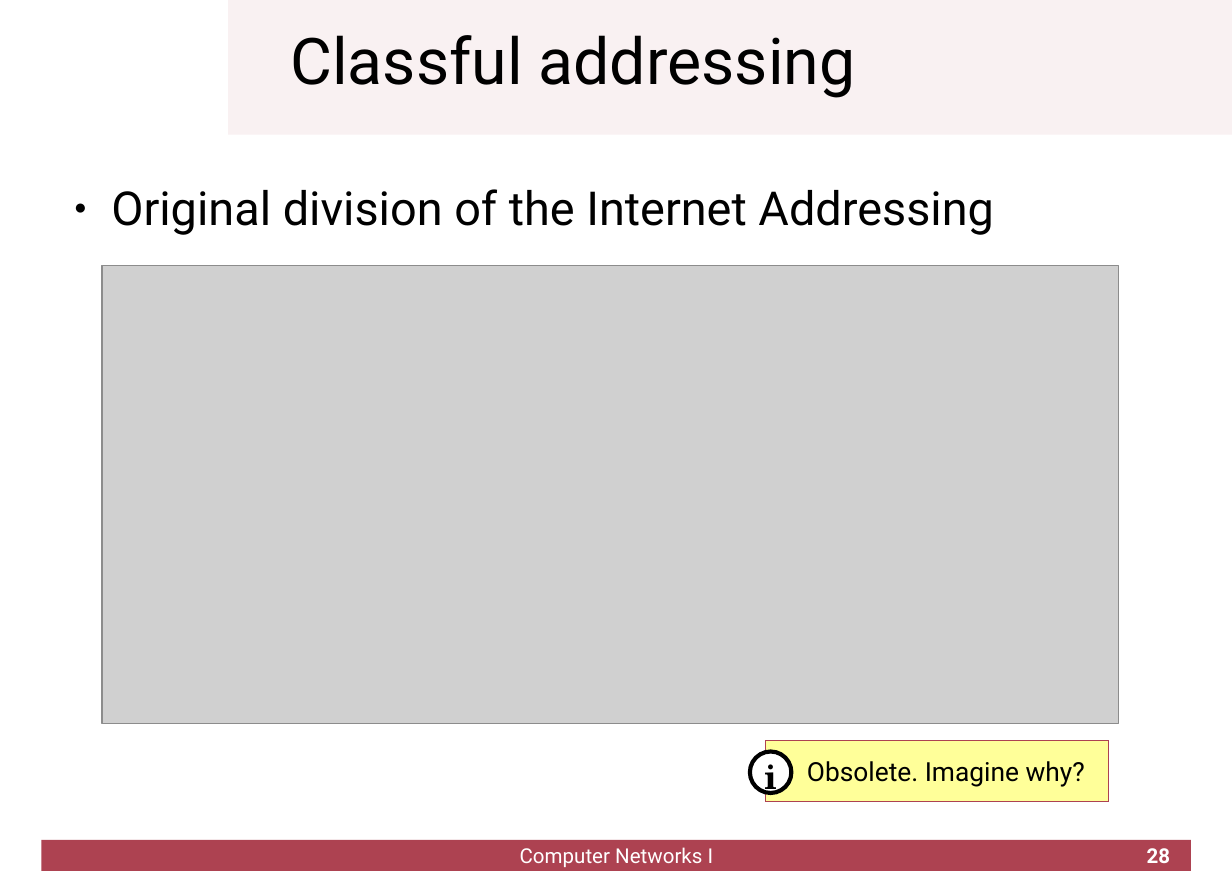
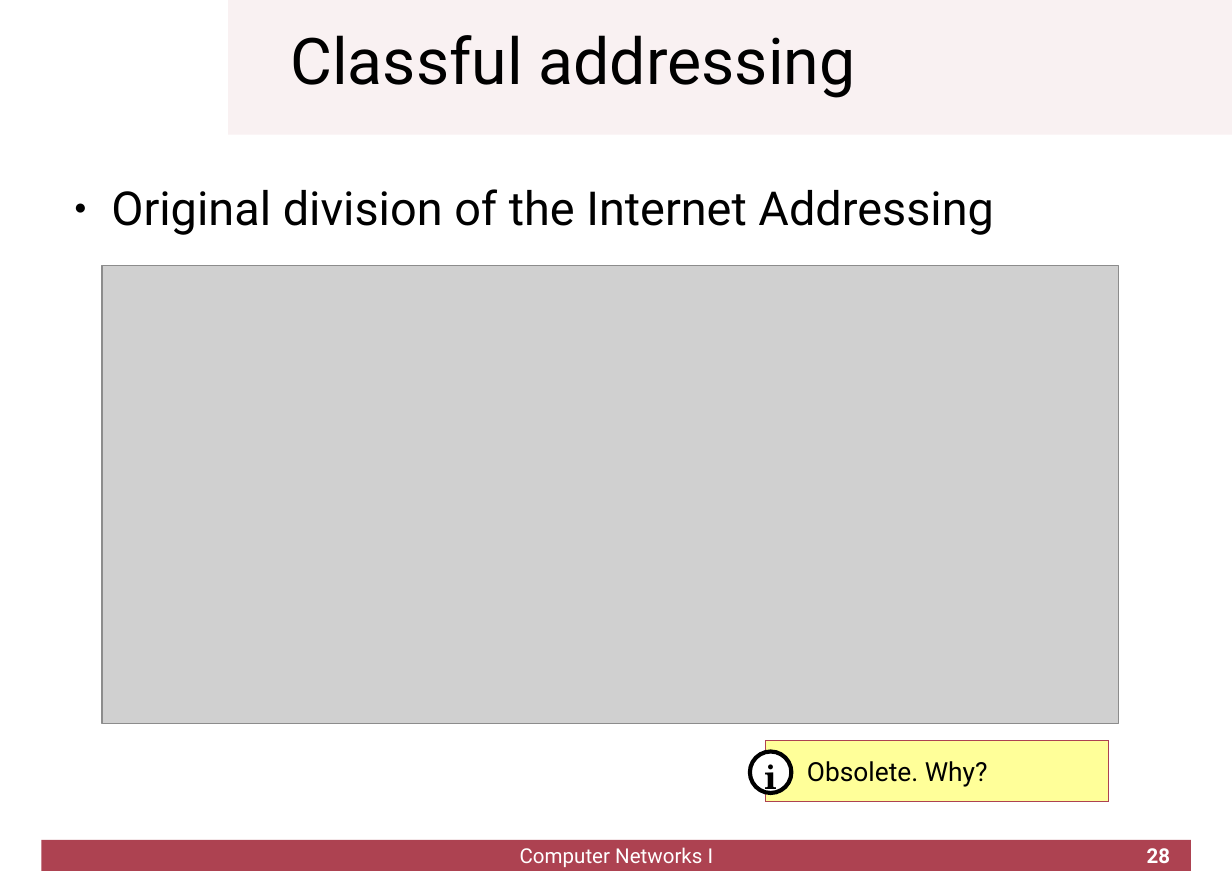
Before and after one commit to cletomartin/redes1, a slide deck: slide 28 of slides/network.odp. Drawn at 1232x871 pixels with LibreOffice and Linux fonts; fonts in the diff are those of the drawing; grey boxes stand for pictures; background and template pictures are left out. Boxes give left, top, right and bottom in pixels: in the first picture for what was removed or moved away, otherwise in the second. Text is boxed around its words. In the diff, an @@ line names an element or a change of style, - is before the commit and + after.

```diff
--- a/slides/network.odp
+++ b/slides/network.odp
@@ text in rectangle at (807, 761, 988, 787): text changed @@
-Obsolete. Imagine why?
+Obsolete. Why?
```
Also in this commit, not shown: 6 other slides changed, 1 other file.
